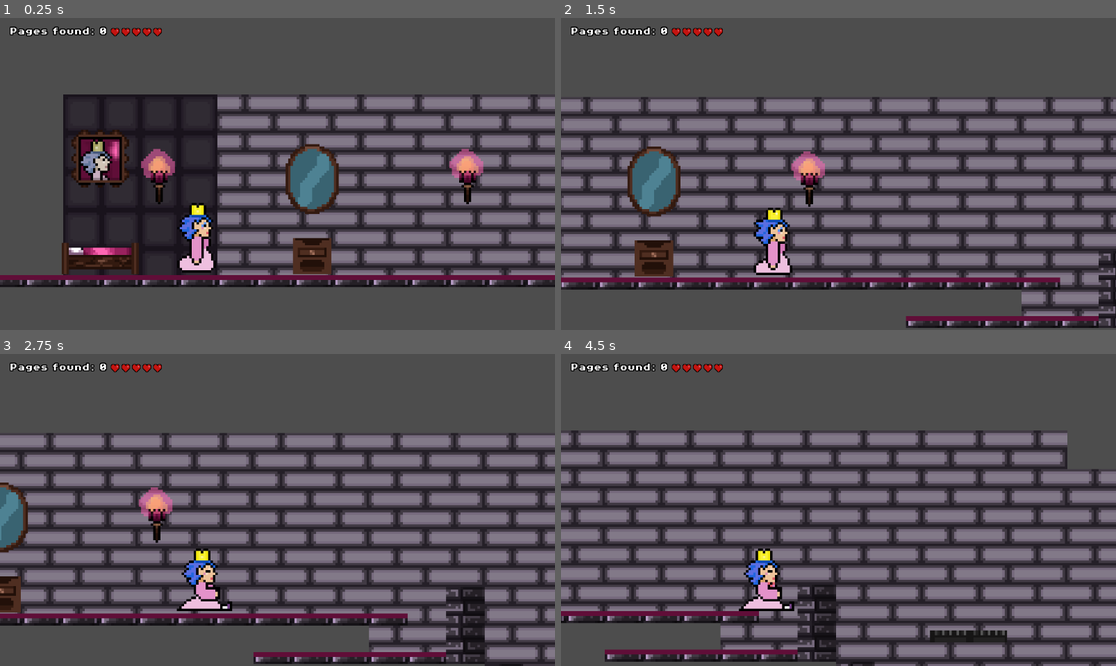
Above: before the commit, frames 1-4 (two rows, left to right).
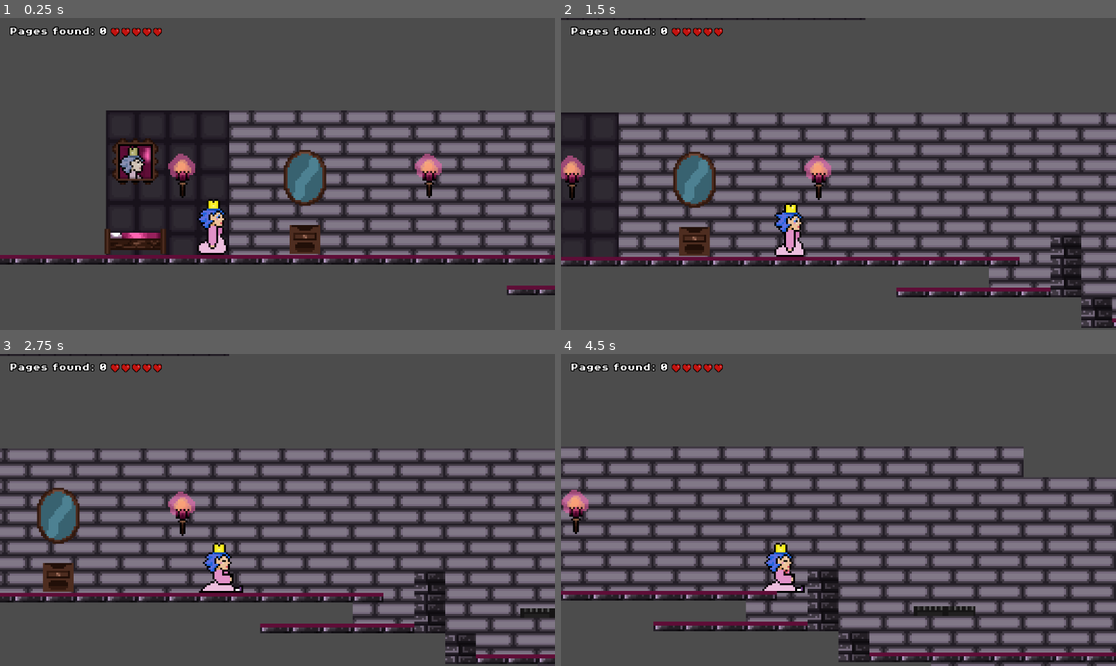
Above: after the commit, the same moments.

Repository: Gert1337/Game1
Game: Godot game, scene res://scenes/game.tscn
Same seed, same stepped clock (60 frames per second), same inputs: the game is played once before the commit and once after it.
Inputs:
- Up to frame 1 (0.25 s): no input
- Up to frame 2 (1.5 s): hold Right (move_right) 0.53-1.28 s; tap C (CloseDiaryPage) at 0.6 s; tap Space (jump) at 0.77 s; hold Page Down (diary_page_back) from 1.28 s (still down); tap B (Open Diary) at 1.35 s
- Up to frame 3 (2.75 s): tap Space (jump) at 1.52 s; release Page Down (diary_page_back) at 2.03 s; hold Right (move_right) from 2.03 s (still down); tap H (afformation) at 2.1 s
- Up to frame 4 (4.5 s): release Right (move_right) at 2.78 s; hold Page Up (diary_page_forward) 2.78-3.53 s; tap Z (shoot) at 2.85 s; tap Space (jump) at 3.02, 3.77 s; hold Left (move_left) from 3.53 s (still down); tap C (CloseDiaryPage) at 3.6 s; tap B (Open Diary) at 4.35 s

The runs differ from the first frame. In frame 1, 38% of the frame differs, in the area x 0-100%, y 24-89%; in frame 2, 45%; in frame 3, 46%; in frame 4, 46%, in the area x 0-100%, y 24-100%.

Commit message:
adjusted collision shape on platform and added 2d psysic engine, idk what that does

Diff:
--- a/project.godot
+++ b/project.godot
@@ -23,7 +23,7 @@
 
 [editor_plugins]
 
-enabled=PackedStringArray("res://addons/addons/smoothing/plugin.cfg")
+enabled=PackedStringArray()
 
 [input]
 
@@ -85,6 +85,11 @@
 ]
 }
 
+[physics]
+
+2d/physics_engine="GodotPhysics2D"
+
 [rendering]
 
 textures/canvas_textures/default_texture_filter=0
+viewport/hdr_2d=true
--- a/scenes/dead_to_live_platform.tscn
+++ b/scenes/dead_to_live_platform.tscn
@@ -148,10 +148,10 @@
 }]
 
 [sub_resource type="RectangleShape2D" id="RectangleShape2D_krk4b"]
-size = Vector2(32, 5.5)
+size = Vector2(32, 5)
 
 [sub_resource type="RectangleShape2D" id="RectangleShape2D_ivgxt"]
-size = Vector2(32, 11)
+size = Vector2(32, 8.5)
 
 [sub_resource type="RectangleShape2D" id="RectangleShape2D_txnsl"]
 size = Vector2(36, 12)
@@ -165,7 +165,7 @@
 autoplay = "default"
 
 [node name="CollisionShape2D" type="CollisionShape2D" parent="."]
-position = Vector2(0, -0.75)
+position = Vector2(0, -0.5)
 shape = SubResource("RectangleShape2D_krk4b")
 one_way_collision = true
 
@@ -185,7 +185,7 @@
 position = Vector2(0, -1)
 
 [node name="CollisionShape2D" type="CollisionShape2D" parent="PlayerDection"]
-position = Vector2(0, -8)
+position = Vector2(0, -9.25)
 shape = SubResource("RectangleShape2D_ivgxt")
 
 [node name="PlayerUnderPlatformArea" type="Area2D" parent="."]
--- a/scenes/player.tscn
+++ b/scenes/player.tscn
@@ -11,7 +11,7 @@
 
 [sub_resource type="CapsuleShape2D" id="CapsuleShape2D_fjrip"]
 radius = 4.0
-height = 22.0
+height = 20.0
 
 [sub_resource type="Animation" id="Animation_ur7pv"]
 resource_name = "OneHeart"
@@ -910,14 +910,14 @@
 [node name="Camera2D" type="Camera2D" parent="." node_paths=PackedStringArray("player")]
 position = Vector2(0, -5)
 offset = Vector2(33, -36)
-zoom = Vector2(5, 5)
+zoom = Vector2(4, 4)
 limit_bottom = 140
 limit_smoothed = true
 position_smoothing_speed = 18.0
 script = ExtResource("8_smehm")
 player = NodePath("..")
 smoothing_enabled = true
-smoothing_distance = 2
+smoothing_distance = 4
 
 [node name="AnimatedSprite2D" type="AnimatedSprite2D" parent="."]
 position = Vector2(-1, -15)
